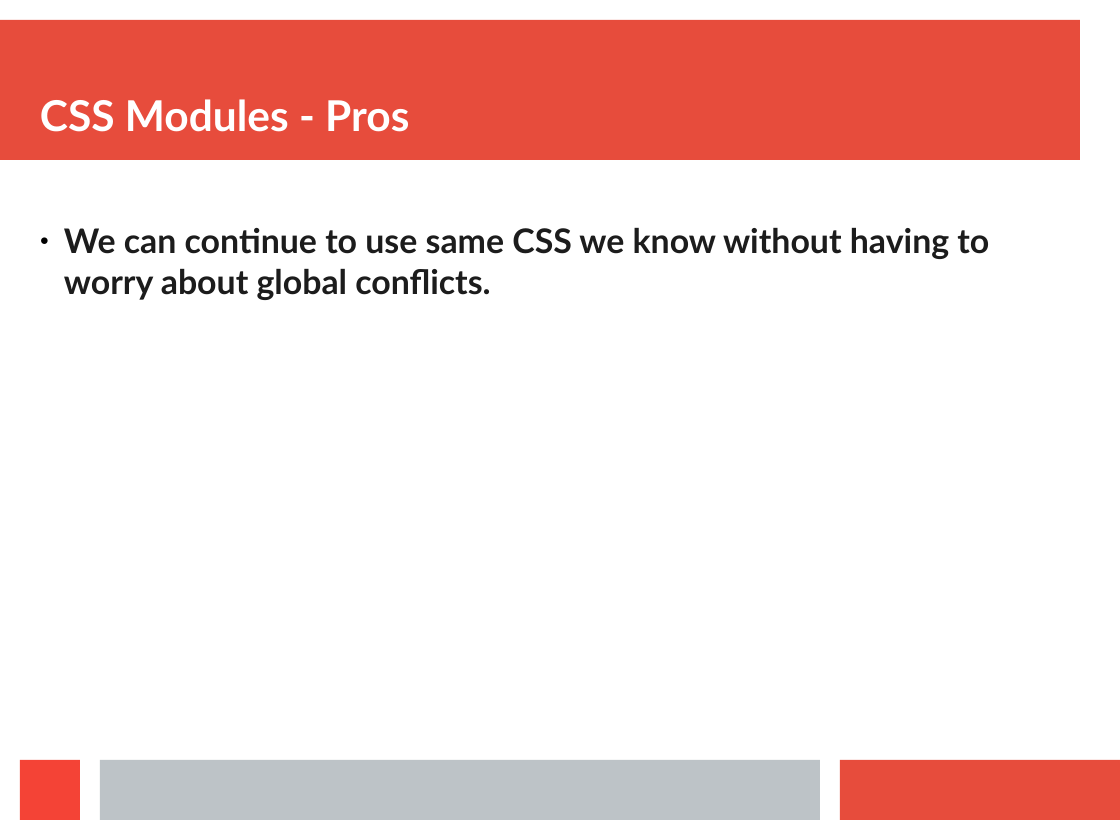
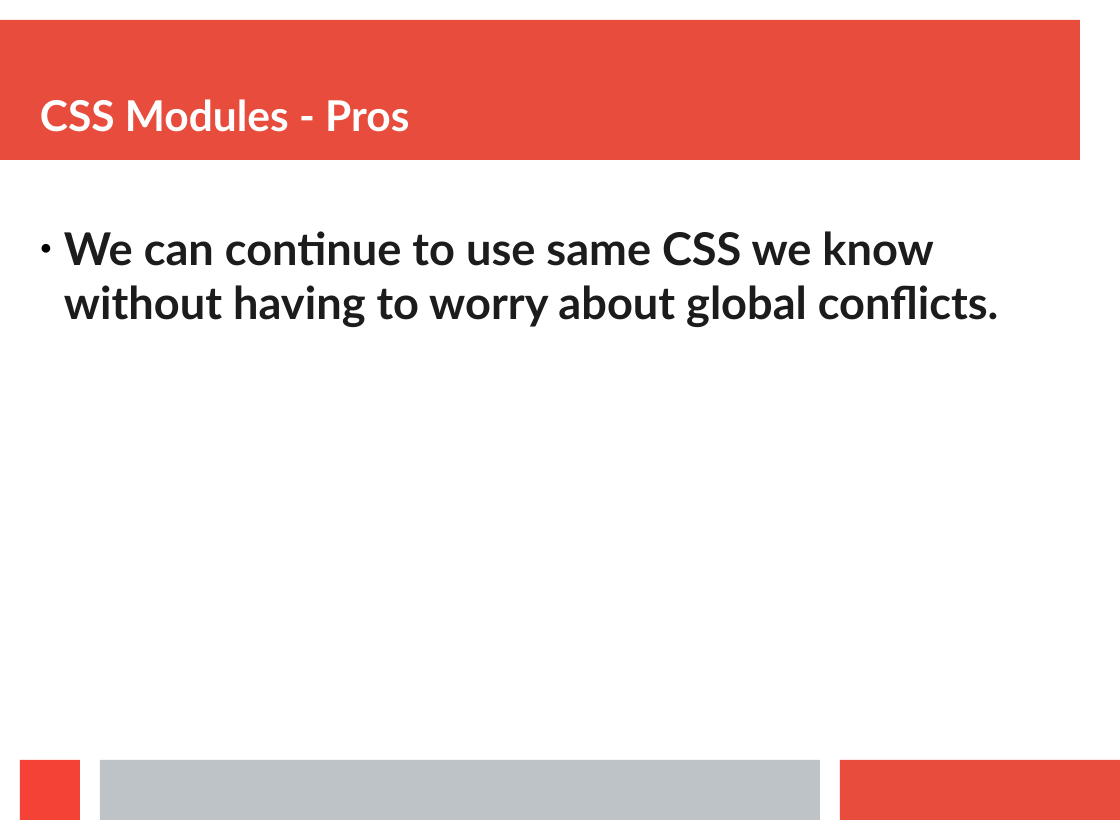
Before and after one commit to aruberto/styling-javascript-components, a slide deck: slide 17 of styling_react_components.odp (slide 18 before the commit). Drawn at 1120x840 pixels with LibreOffice and Linux fonts; fonts in the diff are those of the drawing. Boxes give left, top, right and bottom in pixels: in the first picture for what was removed or moved away, otherwise in the second. Text is boxed around its words. In the diff, an @@ line names an element or a change of style, - is before the commit and + after.

```diff
--- a/styling_react_components.odp
+++ b/styling_react_components.odp
@@ text "We can continue to use ..." at bbox=[64, 231, 999, 327]: size 24 to 32 pt @@
```
Also in this commit, not shown: 1 other slide changed, 5 slides added, 2 slides removed, 1 other file.
